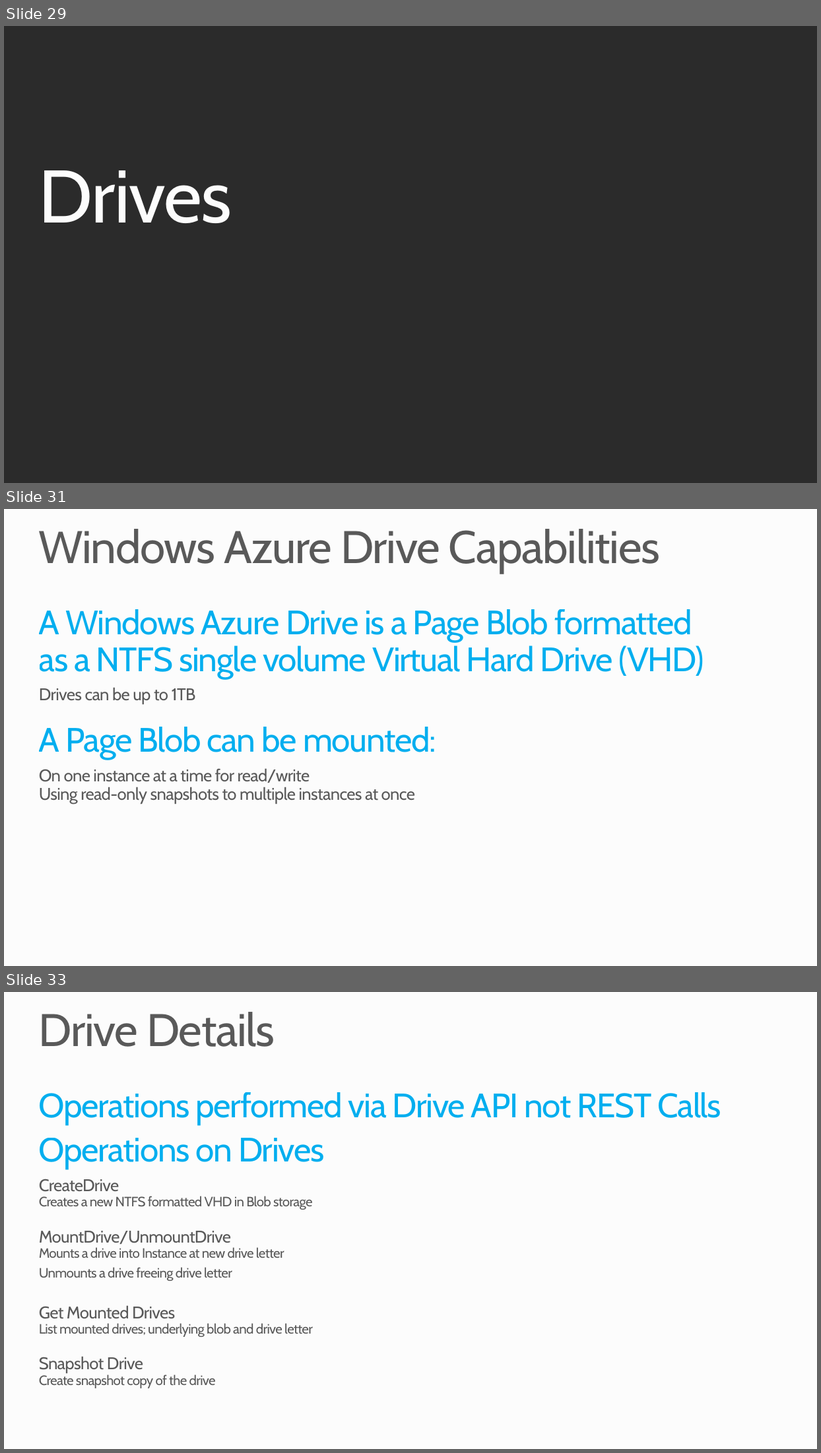
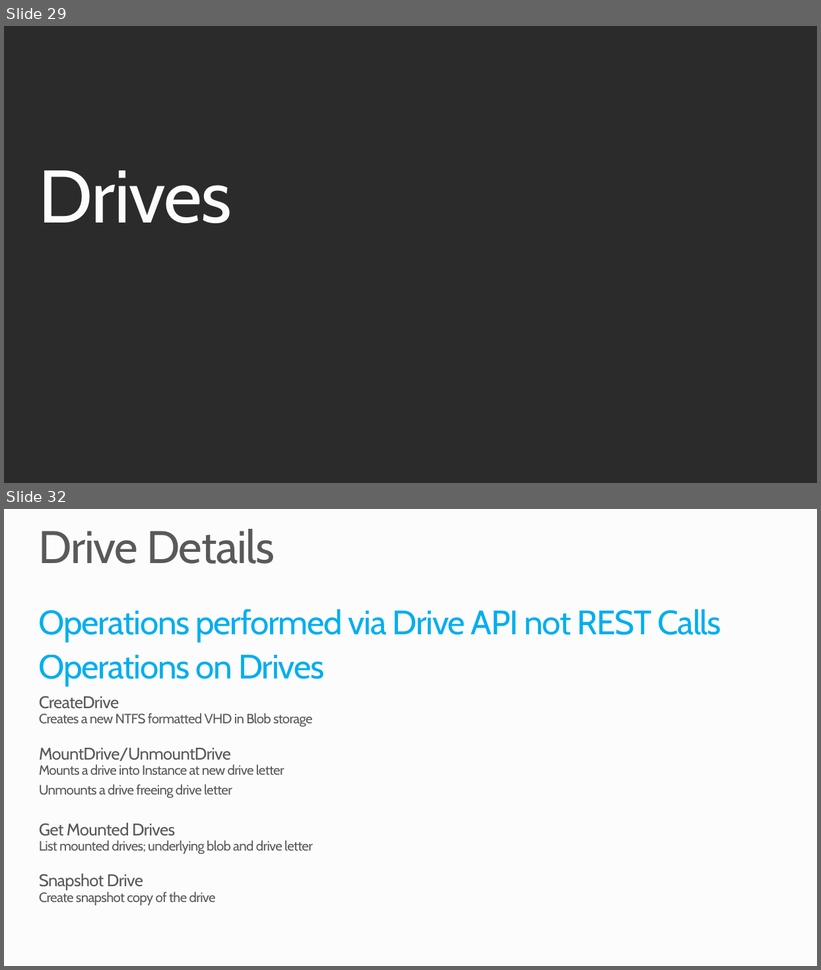
Before and after one commit to SQLScott/PRESENTATION-WindowsAzureStorage, a slide deck: WindowsAzureStorage.pptx. Shown one above the other, each under a label of ours: slides 29, 31 and 33 before the commit, slides 29 and 32 after it; the slides between them are not shown. The pictures are 821x1453 and 821x970 pixels, drawn with LibreOffice and Linux fonts; fonts in the diff are those of the drawing; background and template pictures are left out; a plain dark background stands for a picture behind light text. Boxes give left, top, right and bottom in pixels: in the first picture for what was removed or moved away, otherwise in the second. Text is boxed around its words. In the diff, an @@ line names an element or a change of style, - is before the commit and + after.

```diff
--- a/WindowsAzureStorage.pptx
+++ b/WindowsAzureStorage.pptx
@@ slide 31 removed at (x1=4, y1=509, x2=817, y2=966), background #FCFCFC @@
@@ title removed at (x1=38, y1=529, x2=660, y2=574) @@
-Windows Azure Drive Capabilities
@@ text removed at (x1=39, y1=609, x2=704, y2=803) @@
-A Windows Azure Drive is a Page Blob formatted
-as a NTFS single volume Virtual Hard Drive (VHD)
-  Drives can be up to 1TB
-A Page Blob can be mounted:
-  On one instance at a time for read/write
-  Using read-only snapshots to multiple instances at once
@@ what was slide 33 is now slide 32 @@
```
Also in this commit, not shown: 2 slides changed, 7 other slides removed, 3 other files.
